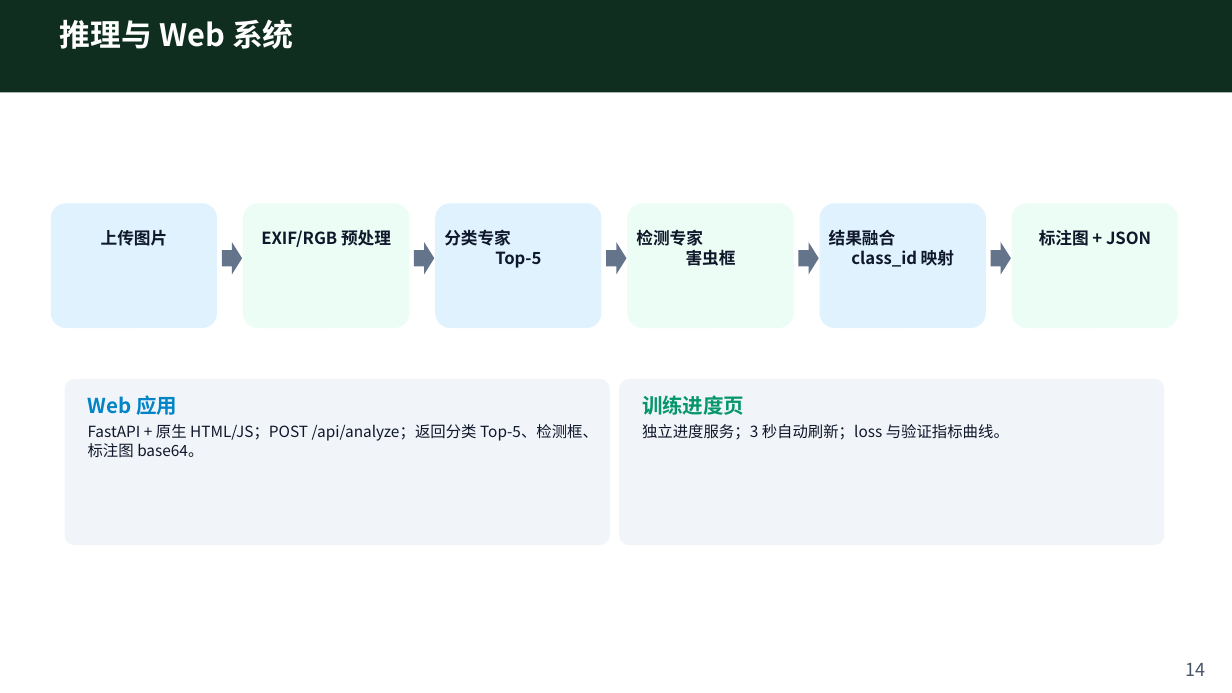
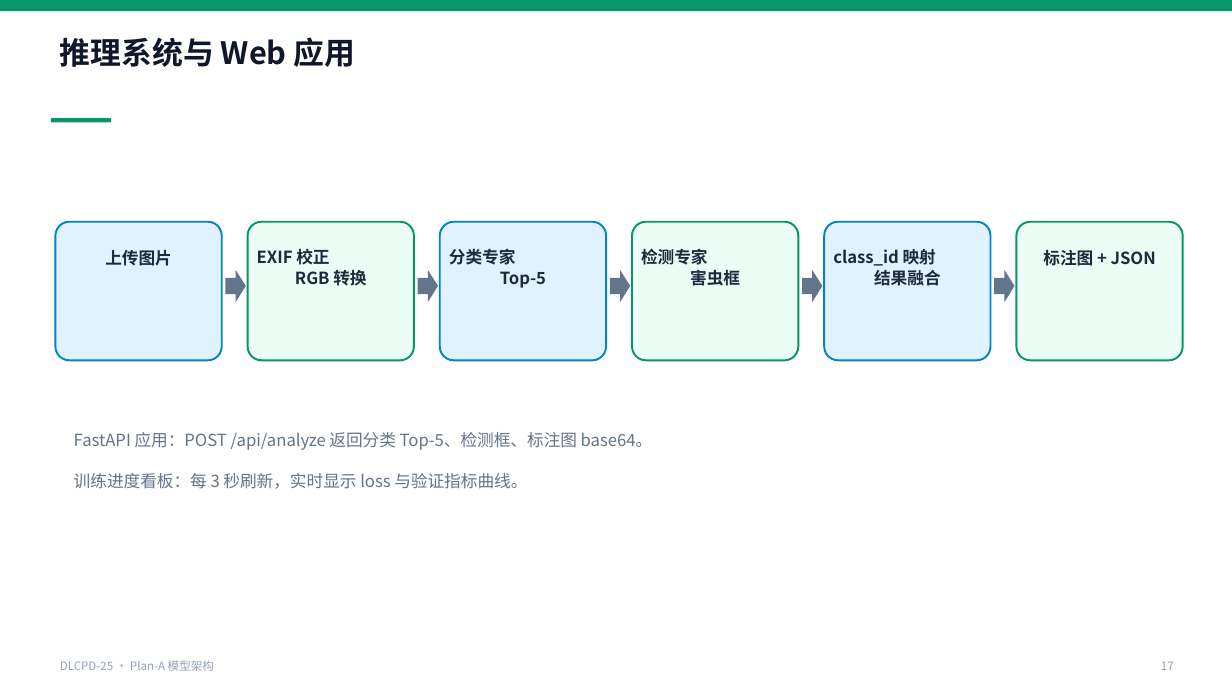
Before and after one commit to kfzeng1/DLCPD-25, a slide deck: slide 17 of docs/presentations/plan-a-model-architecture.pptx (slide 14 before the commit). Drawn at 1232x693 pixels with LibreOffice and Linux fonts; fonts in the diff are those of the drawing. Boxes give left, top, right and bottom in pixels: in the first picture for what was removed or moved away, otherwise in the second. Text is boxed around its words. In the diff, an @@ line names an element or a change of style, - is before the commit and + after.

```diff
--- a/docs/presentations/plan-a-model-architecture.pptx
+++ b/docs/presentations/plan-a-model-architecture.pptx
@@ rectangle: place and size @@
-rectangle at bbox=[0, 0, 1232, 92]
+rectangle at bbox=[0, 0, 1232, 11]
@@ rectangle at bbox=[0, 0, 1232, 11]: fill #0F2E1F to #059669 @@
@@ text at bbox=[60, 37, 356, 67]: text changed; text colour #FFFFFF to #0F172A @@
-推理与 Web 系统
+推理系统与 Web 应用
@@ rectangle added at bbox=[51, 118, 111, 122], fill #059669 @@
@@ rounded rectangle: place and size @@
-rounded rectangle at bbox=[51, 203, 217, 328]
+rounded rectangle at bbox=[55, 222, 222, 360]
@@ rounded rectangle: place and size @@
-rounded rectangle at bbox=[243, 203, 409, 328]
+rounded rectangle at bbox=[248, 222, 414, 360]
@@ rounded rectangle: place and size @@
-rounded rectangle at bbox=[435, 203, 602, 328]
+rounded rectangle at bbox=[440, 222, 606, 360]
@@ rounded rectangle: place and size @@
-rounded rectangle at bbox=[628, 203, 794, 328]
+rounded rectangle at bbox=[632, 222, 799, 360]
@@ outline none to #0284C7 1.5 pt; proportions changed in 3 elements at bbox=[55, 222, 222, 360], bbox=[440, 222, 606, 360], bbox=[824, 222, 991, 360] @@
@@ rounded rectangle: place and size @@
-rounded rectangle at bbox=[820, 203, 986, 328]
+rounded rectangle at bbox=[824, 222, 991, 360]
@@ outline none to #059669 1.5 pt; proportions changed in 3 elements at bbox=[248, 222, 414, 360], bbox=[632, 222, 799, 360], bbox=[1017, 222, 1183, 360] @@
@@ rounded rectangle: place and size @@
-rounded rectangle at bbox=[1012, 203, 1178, 328]
+rounded rectangle at bbox=[1017, 222, 1183, 360]
@@ text "上传图片": place and size @@
-text "上传图片" at bbox=[101, 230, 168, 246]
+text "上传图片" at bbox=[105, 250, 172, 266]
@@ text at bbox=[257, 249, 366, 286]: text changed; text colour #0F172A to #1E293B @@
-EXIF/RGB 预处理
+EXIF 校正
+RGB 转换
@@ text "分类专家 Top-5": place and size @@
-text "分类专家 Top-5" at bbox=[444, 229, 541, 268]
+text "分类专家 Top-5" at bbox=[449, 248, 546, 288]
@@ text colour #0F172A to #1E293B; line spacing 1 to 1.05 in 4 elements at bbox=[105, 250, 172, 266], bbox=[449, 248, 546, 288], bbox=[1043, 250, 1156, 266], bbox=[641, 249, 740, 286] @@
@@ text "检测专家 害虫框": place and size @@
-text "检测专家 害虫框" at bbox=[636, 230, 736, 266]
+text "检测专家 害虫框" at bbox=[641, 249, 740, 286]
@@ text at bbox=[833, 249, 941, 286]: text changed; text colour #0F172A to #1E293B @@
-结果融合
-class_id 映射
+class_id 映射
+结果融合
@@ text "标注图 + JSON": place and size @@
-text "标注图 + JSON" at bbox=[1039, 230, 1151, 246]
+text "标注图 + JSON" at bbox=[1043, 250, 1156, 266]
@@ 5 right arrows: place and size @@
-5 right arrows at bbox=[222, 242, 1011, 274]
+5 right arrows at bbox=[226, 270, 1015, 302]
@@ rounded rectangle removed at bbox=[65, 379, 610, 545] @@
@@ rounded rectangle removed at bbox=[619, 379, 1165, 545] @@
@@ text at bbox=[74, 432, 653, 450]: text changed; size 12 to 13 pt; text colour #0F172A to #64748B @@
-Web 应用
-FastAPI + 原生 HTML/JS；POST /api/analyze；返回分类 Top-5、检测框、标注图 base64。
+FastAPI 应用：POST /api/analyze 返回分类 Top-5、检测框、标注图 base64。
@@ text at bbox=[74, 473, 527, 489]: text changed; size 12 to 13 pt; text colour #0F172A to #64748B @@
-训练进度页
-独立进度服务；3 秒自动刷新；loss 与验证指标曲线。
+训练进度看板：每 3 秒刷新，实时显示 loss 与验证指标曲线。
@@ text added at bbox=[60, 660, 214, 671], 9 pt, text #94A3B8 @@
+DLCPD-25 · Plan-A 模型架构
@@ text added at bbox=[1161, 661, 1174, 670], 9 pt, text #94A3B8 @@
+17
@@ text removed at bbox=[1186, 663, 1206, 676] @@
-14
```
Also in this commit, not shown: 7 other slides changed, 12 slides added, 9 slides removed, 1 other file.
